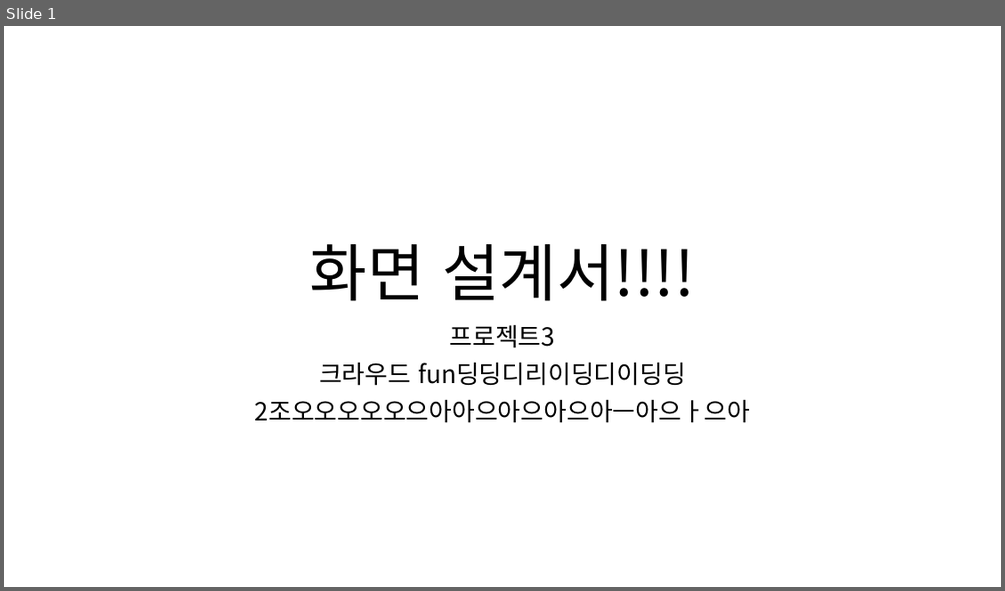
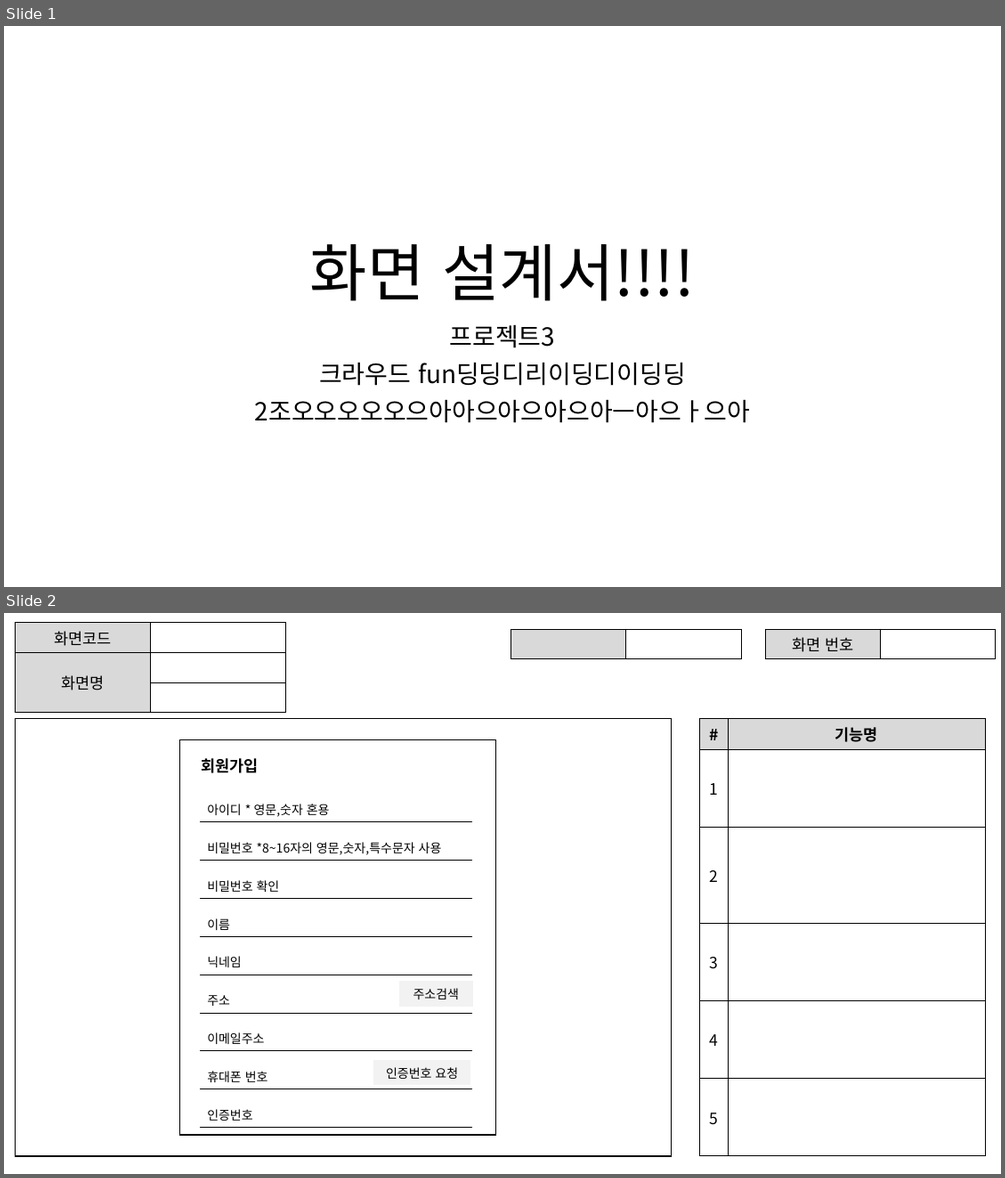
Before and after one commit to ezenteam2/RentalEquip, a slide deck: 0 발표용 파워포인트/project04 - 파워포인트 종합 - 서희.pptx. Shown one above the other, each under a label of ours: slide 1 before the commit, slides 1 and 2 after it. The pictures are 1005x591 and 1005x1178 pixels, drawn with LibreOffice and Linux fonts; fonts in the diff are those of the drawing. Boxes give left, top, right and bottom in pixels: in the first picture for what was removed or moved away, otherwise in the second. Text is boxed around its words. In the diff, an @@ line names an element or a change of style, - is before the commit and + after.

```diff
--- a/0 발표용 파워포인트/project04 - 파워포인트 종합 - 서희.pptx
+++ b/0 발표용 파워포인트/project04 - 파워포인트 종합 - 서희.pptx
@@ slide 2 added at <box>4,613,1001,1174</box>, background #FFFFFF @@
@@ table added at <box>15,623,285,701</box>, 3 rows, 2 columns @@
+화면코드 | 
+화면명 | 
+ | 
@@ table added at <box>511,629,741,656</box>, 1 rows, 2 columns @@
+ | 
@@ table added at <box>765,629,995,656</box>, 1 rows, 2 columns @@
+화면 번호 | 
@@ rectangle added at <box>15,718,671,1156</box>, fill #FFFFFF, outline #000000 1 pt @@
@@ table added at <box>700,718,985,1156</box>, 6 rows, 2 columns @@
+# | 기능명
+1 | 
+2 | 
+3 | 
+4 | 
+5 | 
@@ rectangle added at <box>179,739,495,1135</box>, fill #FFFFFF, outline #000000 1 pt @@
@@ rectangle added at <box>198,749,294,783</box>, fill #FFFFFF, outline #FFFFFF 1 pt, 15 pt, text #000000, bold @@
+회원가입
@@ table added at <box>200,796,472,820</box>, 1 rows, 1 columns @@
+아이디 * 영문,숫자 혼용
@@ table added at <box>200,835,472,859</box>, 1 rows, 1 columns @@
+비밀번호 *8~16자의 영문,숫자,특수문자 사용
@@ table added at <box>200,873,472,895</box>, 1 rows, 1 columns @@
+비밀번호 확인
@@ table added at <box>200,910,472,933</box>, 1 rows, 1 columns @@
+이름
@@ table added at <box>200,949,472,971</box>, 1 rows, 1 columns @@
+닉네임
@@ table added at <box>399,981,473,1004</box>, 1 rows, 1 columns @@
+주소검색
@@ table added at <box>200,987,472,1009</box>, 1 rows, 1 columns @@
+주소
@@ table added at <box>200,1025,472,1047</box>, 1 rows, 1 columns @@
+이메일주소
@@ table added at <box>200,1063,472,1086</box>, 1 rows, 1 columns @@
+휴대폰 번호
@@ table added at <box>373,1060,470,1082</box>, 1 rows, 1 columns @@
+인증번호 요청
@@ table added at <box>200,1102,472,1124</box>, 1 rows, 1 columns @@
+인증번호
```
Also in this commit, not shown: 18 other slides added.
